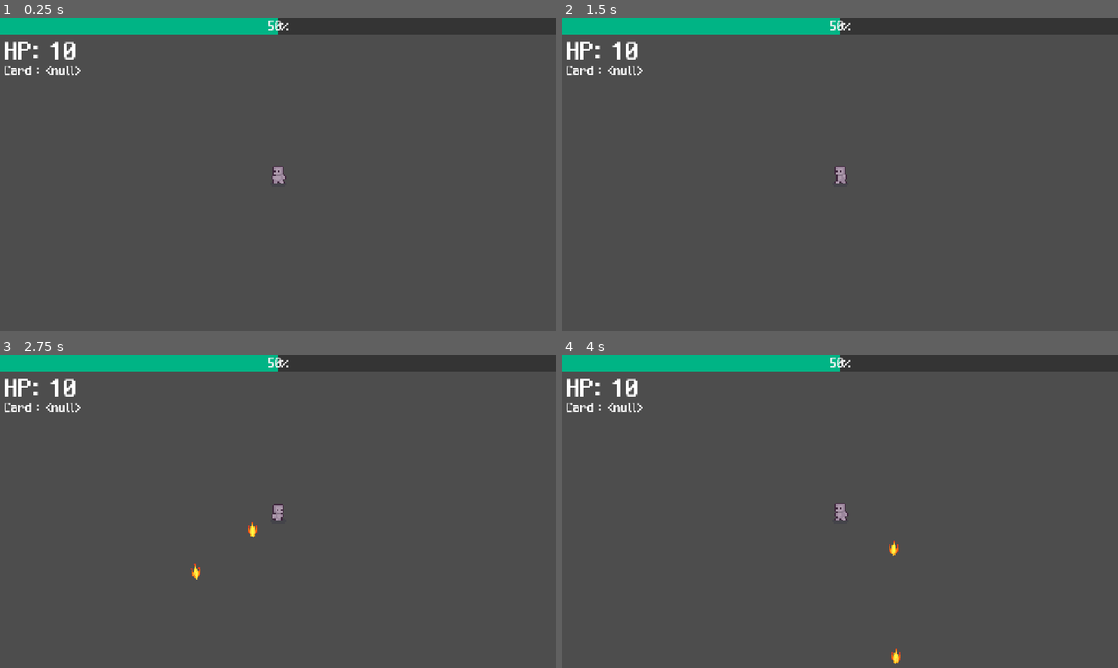
Above: before the commit, frames 1-4 (two rows, left to right).
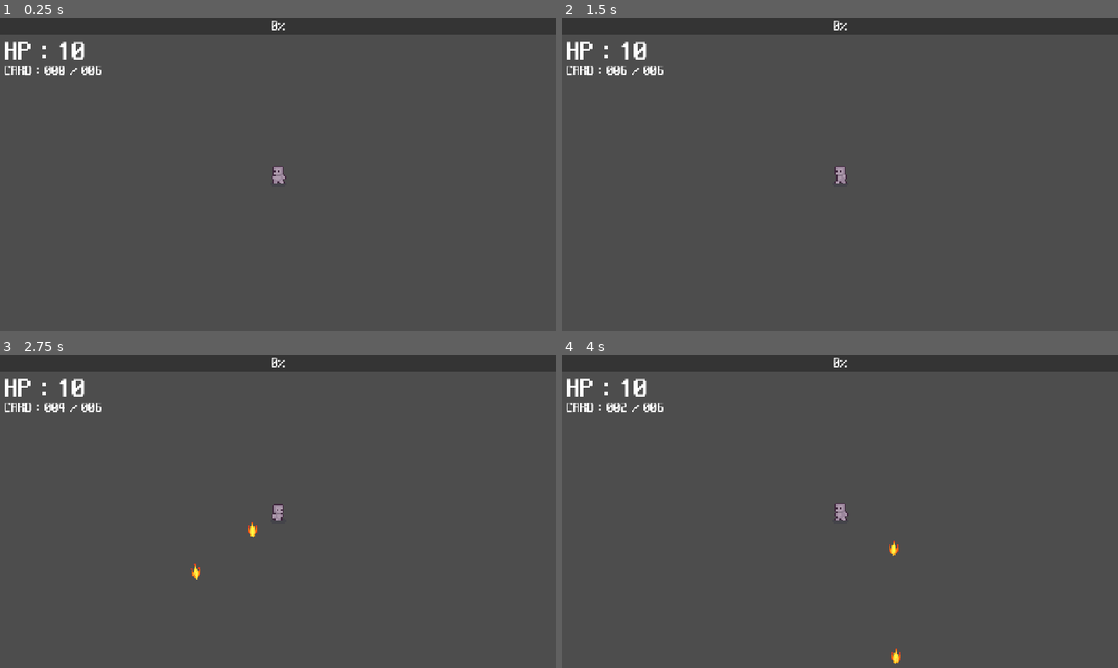
Above: after the commit, the same moments.

Repository: rnseo007/2dgame
Game: Godot game, scene res://Scenes/main.tscn
Two runs of this game, one before a commit and one after it. Both use one fixed random seed, a clock stepped at 60 frames per second and the inputs below.
Inputs:
- Up to frame 1 (0.25 s): no input
- Up to frame 2 (1.5 s): tap Enter at 0.5 s; hold D (move_right) 0.53-1.28 s; hold S (move_down) from 1.28 s (still down)
- Up to frame 3 (2.75 s): tap Space at 2 s; release S (move_down) at 2.03 s; hold D (move_right) from 2.03 s (still down)
- Up to frame 4 (4 s): release D (move_right) at 2.78 s; hold W (move_up) 2.78-3.53 s; tap Enter at 3.5 s; hold A (move_left) from 3.53 s (still down)

The runs differ from the first frame. In frame 1, 3.2% of the frame differs, in the area x 0-52%, y 0-19%; in frame 2, 3.2%; in frame 3, 3.2%; in frame 4, 3.2%.

Commit message:
허드 연동 완

Diff:
--- a/Scenes/main.tscn
+++ b/Scenes/main.tscn
@@ -14,5 +14,3 @@
 [node name="EnemySpawner" parent="." instance=ExtResource("3_jjvhh")]
 
 [node name="Attack" parent="." instance=ExtResource("4_jjvhh")]
-
-[connection signal="player_cur_hp" from="Player" to="Play_HUD" method="_on_player_player_cur_hp"]
--- a/Scenes/play_hud.tscn
+++ b/Scenes/play_hud.tscn
@@ -45,4 +45,5 @@
 theme_override_font_sizes/font_size = 32
 theme_override_styles/background = SubResource("StyleBoxFlat_o33u0")
 theme_override_styles/fill = SubResource("StyleBoxFlat_i1abf")
+step = 1.0
 value = 50.0
--- a/Scripts/attack.gd
+++ b/Scripts/attack.gd
@@ -1,4 +1,6 @@
 extends Node2D
+
+class_name AttackControl
 
 @onready var player = get_tree().get_first_node_in_group("Player")
 
--- a/Scripts/play_hud.gd
+++ b/Scripts/play_hud.gd
@@ -1,5 +1,13 @@
 extends CanvasLayer
 
+@onready var player = get_tree().get_first_node_in_group("Player")
+@onready var card = get_tree().root.get_node("Main/Attack")
+@onready var hp_label = $Hp
+@onready var card_label = $Card
+@onready var xp_progress_bar = $Xp_bar
 
-func _on_player_player_cur_hp(hp: int) -> void:
-	$Hp.text = "HP: {0}".format({0:hp})
+func _process(_delta: float) -> void:
+	hp_label.text = "HP : {0}".format({0:player.hp})
+	card_label.text = "CARD : %03d / %03d" % [card.cur_ammo, card.max_ammo]
+	xp_progress_bar.max_value = player.max_xp
+	xp_progress_bar.value = player.cur_xp
--- a/Scripts/player.gd
+++ b/Scripts/player.gd
@@ -1,11 +1,12 @@
 extends CharacterBody2D
 
+@onready var hit_anim = $HitAnimationPlayer
+
 @export var movement_speed : float = 300
-signal player_cur_hp(hp : int)
 var hp = 10
-
-func _ready() -> void:
-	player_cur_hp.emit(hp)
+var cur_xp : int = 0
+var max_xp : int = 10
+var level : int = 1
 
 func _physics_process(_delta):
 	movement()
@@ -25,5 +26,5 @@
 
 func _on_get_damage(dmg : int) -> void:
 	hp -= dmg
-	player_cur_hp.emit(hp)
-	$HitAnimationPlayer.play("Hit")
+	hit_anim.stop()
+	hit_anim.play("Hit")
